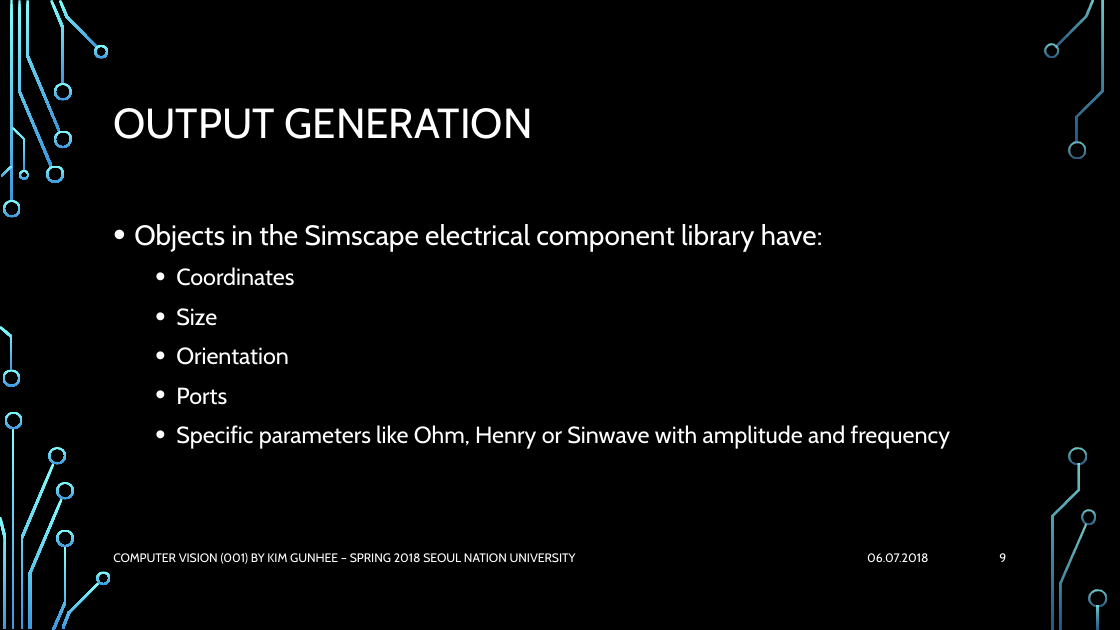
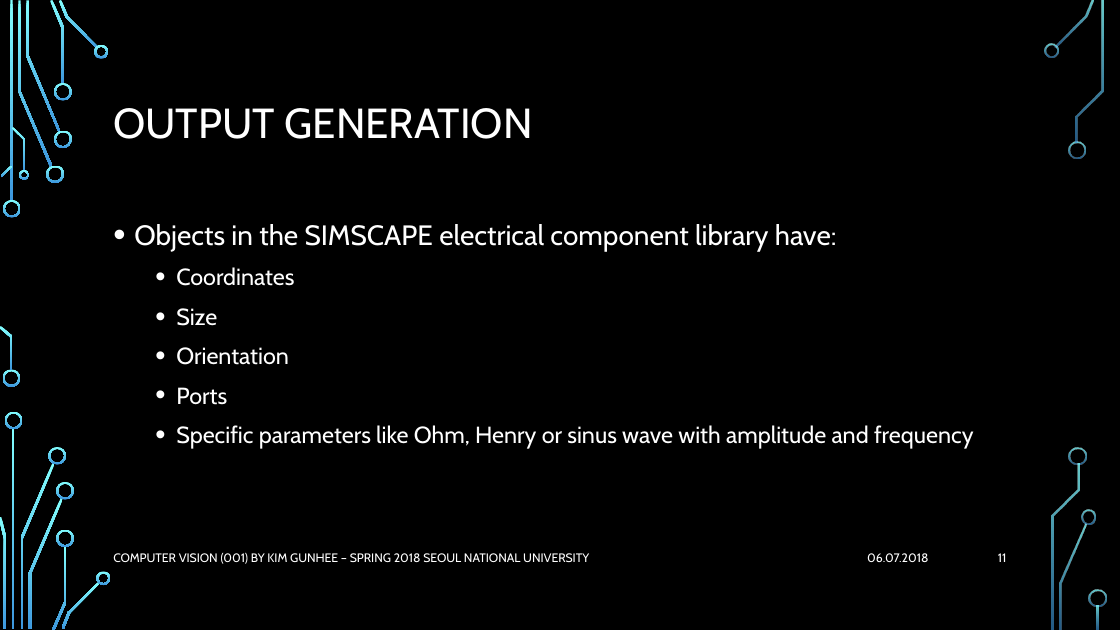
Before and after one commit to Flunzmas/CV_SNU_Group_Project, a slide deck: slide 11 of presentation/CV_Proj_Presentation_2.pptx (slide 9 before the commit). Drawn at 1120x630 pixels with LibreOffice and Linux fonts; fonts in the diff are those of the drawing; background and template pictures are left out. Boxes give left, top, right and bottom in pixels: in the first picture for what was removed or moved away, otherwise in the second. Text is boxed around its words. In the diff, an @@ line names an element or a change of style, - is before the commit and + after.

Commit message:
new_pp

```diff
--- a/presentation/CV_Proj_Presentation_2.pptx
+++ b/presentation/CV_Proj_Presentation_2.pptx
@@ text at [134,224,837,252]: text changed @@
-• Objects in the Simscape electrical component library have:
+• Objects in the SIMSCAPE electrical component library have:
@@ text at [176,425,974,449]: text changed @@
-  • Specific parameters like Ohm, Henry or Sinwave with amplitude and frequency
+  • Specific parameters like Ohm, Henry or sinus wave with amplitude and frequency
@@ text at [113,553,589,564]: text changed @@
-COMPUTER VISION (001) BY KIM GUNHEE – SPRING 2018 SEOUL NATION UNIVERSITY
+COMPUTER VISION (001) BY KIM GUNHEE – SPRING 2018 SEOUL NATIONAL UNIVERSITY
@@ page number at [998,553,1007,562]: text changed @@
-9
+11
```
Also in this commit, not shown: 10 other slides changed, 2 slides added.
